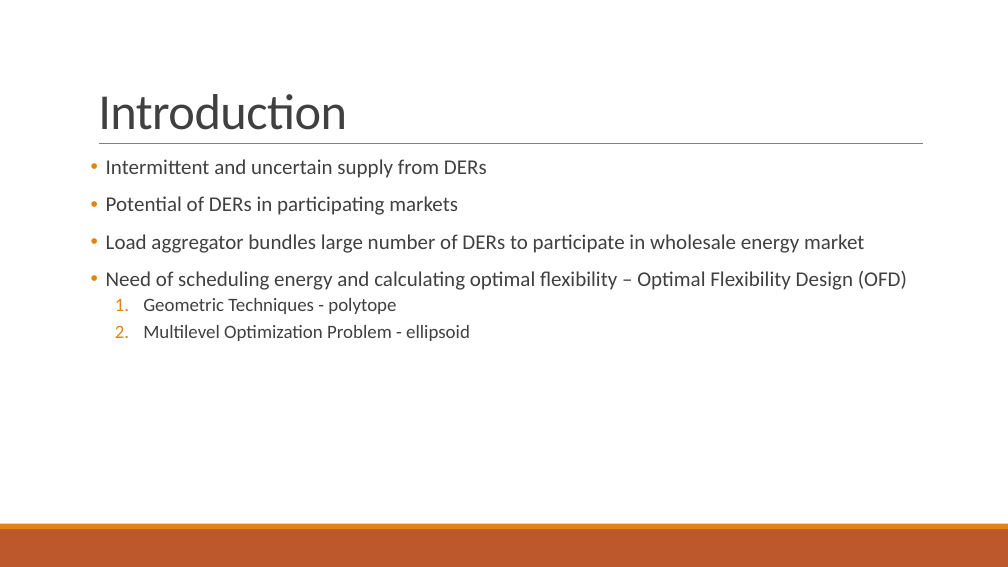
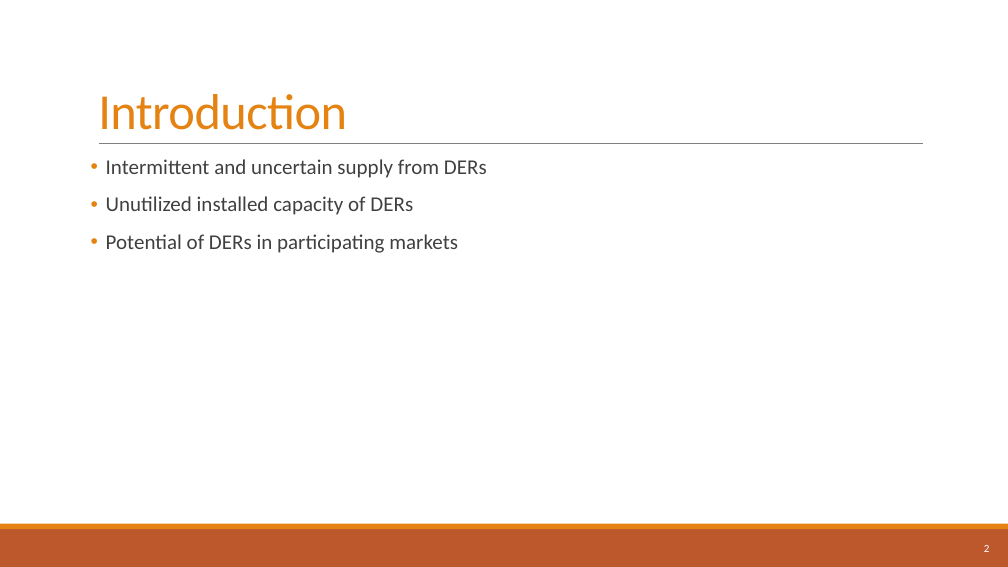
Before and after one commit to athuljosep/Power_System_Analysis, a slide deck: slide 2 of Seminar/Dynamic Operating Envelope.pptx. Drawn at 1008x567 pixels with LibreOffice and Linux fonts; fonts in the diff are those of the drawing. Boxes give left, top, right and bottom in pixels: in the first picture for what was removed or moved away, otherwise in the second. Text is boxed around its words. In the diff, an @@ line names an element or a change of style, - is before the commit and + after.

```diff
--- a/Seminar/Dynamic Operating Envelope.pptx
+++ b/Seminar/Dynamic Operating Envelope.pptx
@@ title "Introduction" at [98, 94, 347, 130]: text colour #404040 to #E48312 @@
@@ text at [106, 196, 413, 215]: paragraph added @@
+• Unutilized installed capacity of DERs
@@ text at [106, 234, 907, 341]: paragraphs removed @@
-• Load aggregator bundles large number of DERs to participate in wholesale energy market
-• Need of scheduling energy and calculating optimal flexibility – Optimal Flexibility Design (OFD)
-  1. Geometric Techniques - polytope
-  2. Multilevel Optimization Problem - ellipsoid
@@ page number added at [984, 545, 990, 552], 10.5 pt, text #FFFFFF @@
+2
```
Also in this commit, not shown: 3 other slides changed, 5 slides added, 2 slides removed.
